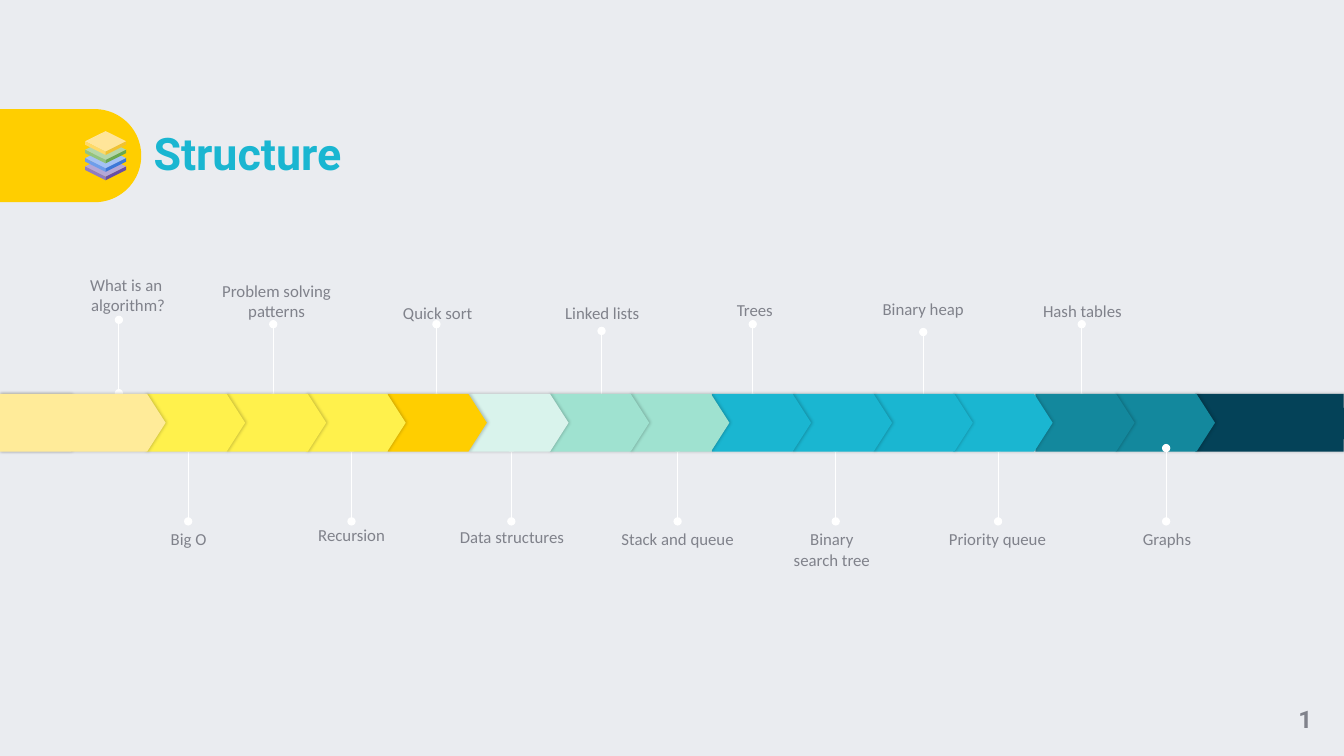
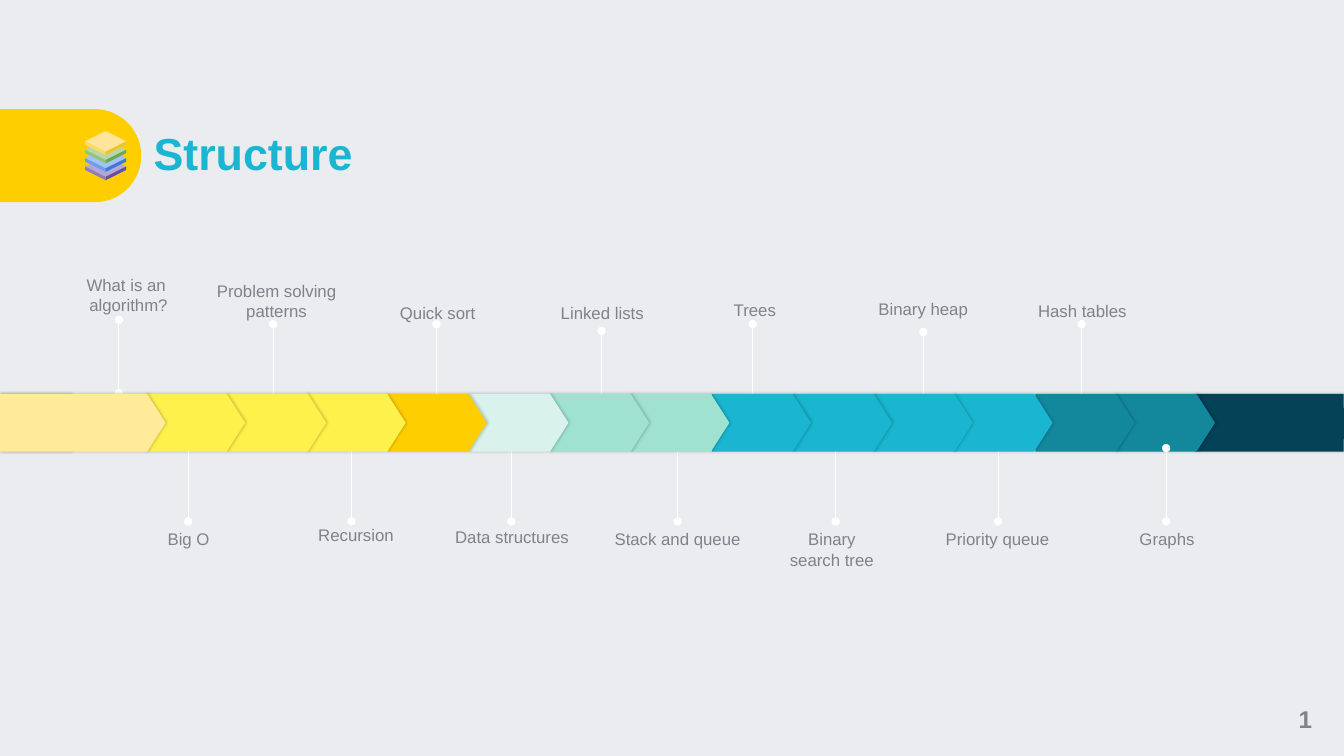
Before and after one commit to TigranVardanyan/Algorithms-and-Data-structures, a slide deck: slide 1 of ds&a.pptx. Drawn at 1344x756 pixels with LibreOffice and Linux fonts; fonts in the diff are those of the drawing; background and template pictures are left out. Boxes give left, top, right and bottom in pixels: in the first picture for what was removed or moved away, otherwise in the second. Text is boxed around its words. In the diff, an @@ line names an element or a change of style, - is before the commit and + after.

```diff
--- a/ds&a.pptx
+++ b/ds&a.pptx
@@ title "Structure" at [154, 138, 353, 171]: font Roboto to Arial @@
@@ font Calibri to Arial in 14 elements at [87, 279, 167, 315], [217, 285, 336, 321], [400, 307, 475, 322], [561, 307, 644, 319], [878, 303, 968, 319], [1038, 305, 1127, 317], [168, 533, 209, 549], [318, 529, 393, 541], [455, 531, 569, 543], [615, 533, 741, 549], [946, 533, 1050, 549], [1139, 533, 1194, 549], [734, 304, 776, 316], [790, 533, 874, 566] @@
@@ page number at [1299, 711, 1312, 728]: font Roboto to Arial @@
```
Also in this commit, not shown: 26 other slides changed.
